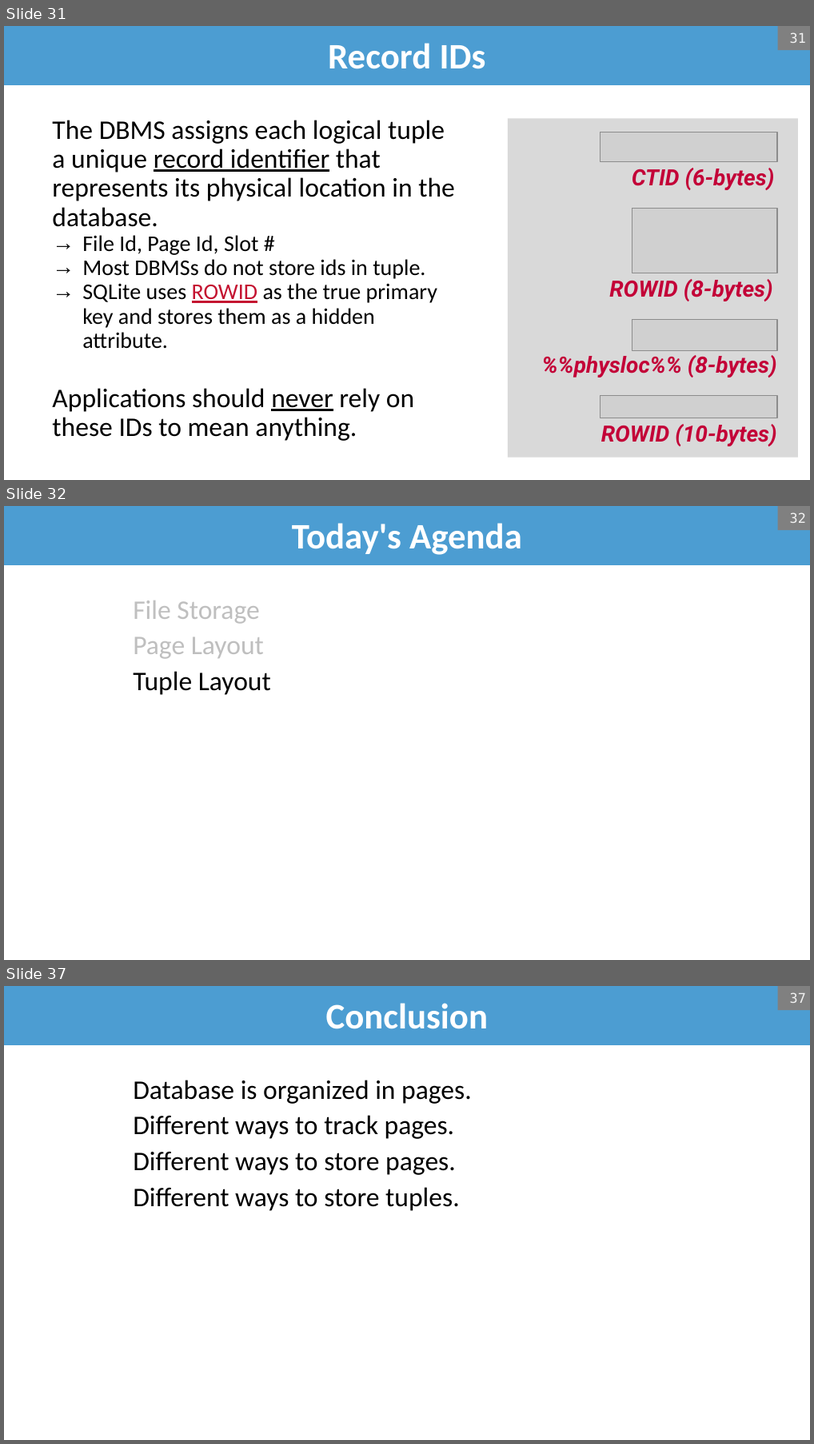
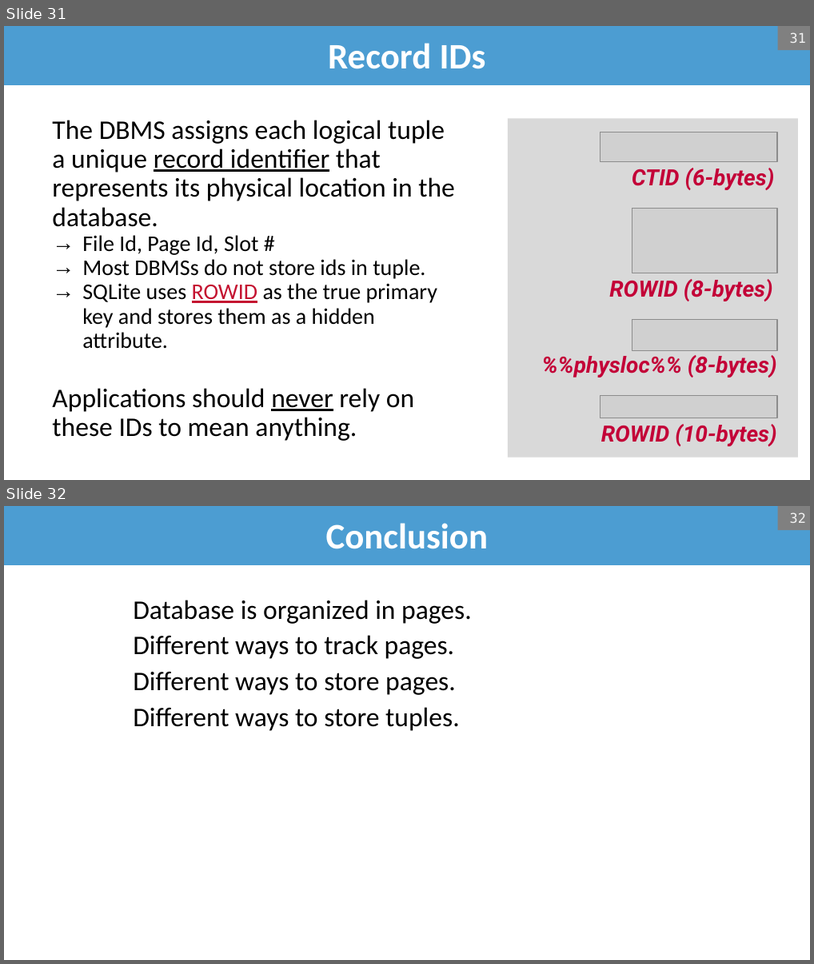
Before and after one commit to bsb20/bsb20.github.io, a slide deck: docs/421_f26/lectures/L3.pptx. Shown one above the other, each under a label of ours: slides 31, 32 and 37 before the commit, slides 31 and 32 after it; the slides between them are not shown. The pictures are 814x1444 and 814x964 pixels, drawn with LibreOffice and Linux fonts; fonts in the diff are those of the drawing; grey boxes stand for pictures; background and template pictures are left out. Boxes give left, top, right and bottom in pixels: in the first picture for what was removed or moved away, otherwise in the second. Text is boxed around its words. In the diff, an @@ line names an element or a change of style, - is before the commit and + after.

Commit message:
COMP 421: post L3 and L4 slides (storage I; storage tuples/LSM)

```diff
--- a/docs/421_f26/lectures/L3.pptx
+++ b/docs/421_f26/lectures/L3.pptx
@@ slide 32 removed at (x1=4, y1=506, x2=810, y2=960), background #FFFFFF @@
@@ title removed at (x1=4, y1=506, x2=810, y2=565) @@
-Today's Agenda
@@ page number removed at (x1=778, y1=506, x2=810, y2=530) @@
-32
@@ text removed at (x1=133, y1=600, x2=271, y2=695) @@
-File Storage
-Page Layout
-Tuple Layout
@@ what was slide 37 is now slide 32 @@
@@ page number at (x1=790, y1=512, x2=806, y2=523): text changed @@
-37
+32
```
Also in this commit, not shown: 4 other slides removed, 3 other files.
